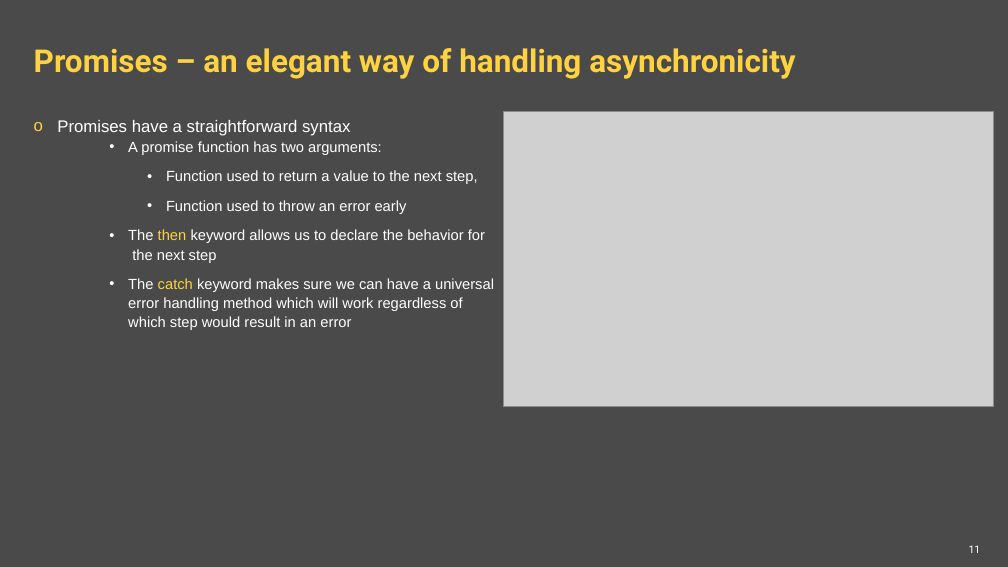
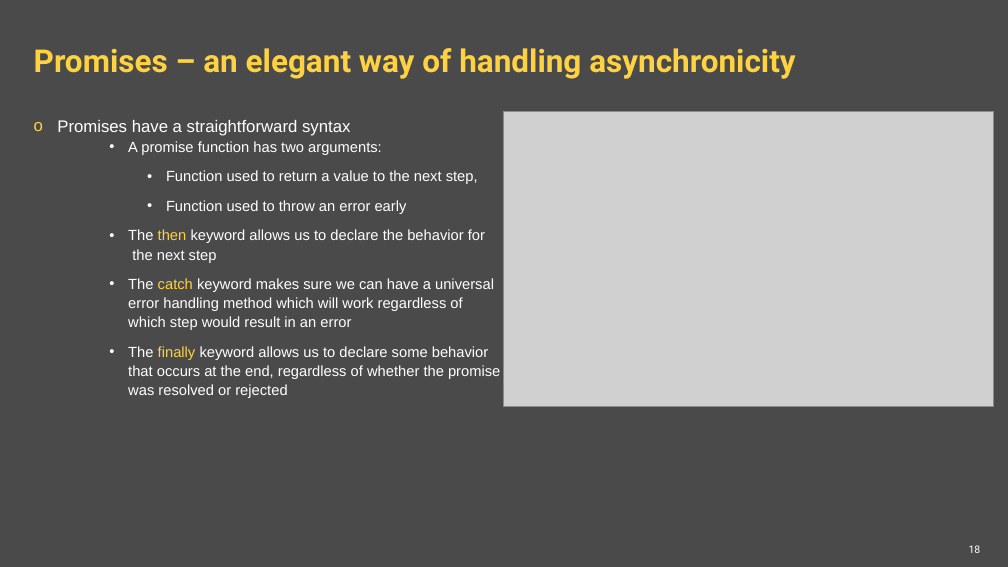
Before and after one commit to ppuzio/react-course-examples, a slide deck: slide 18 of React BEST course.pptx (slide 11 before the commit). Drawn at 1008x567 pixels with LibreOffice and Linux fonts; fonts in the diff are those of the drawing; grey boxes stand for pictures; background and template pictures are left out. Boxes give left, top, right and bottom in pixels: in the first picture for what was removed or moved away, otherwise in the second. Text is boxed around its words. In the diff, an @@ line names an element or a change of style, - is before the commit and + after.

```diff
--- a/React BEST course.pptx
+++ b/React BEST course.pptx
@@ text at <box>128,346,500,398</box>: paragraph added @@
+    • The finally keyword allows us to declare some behavior
+      that occurs at the end, regardless of whether the promise
+      was resolved or rejected
@@ page number at <box>969,545,981,553</box>: text changed @@
-11
+18
```
Also in this commit, not shown: 7 other slides changed, 7 slides added, 4 other files.
